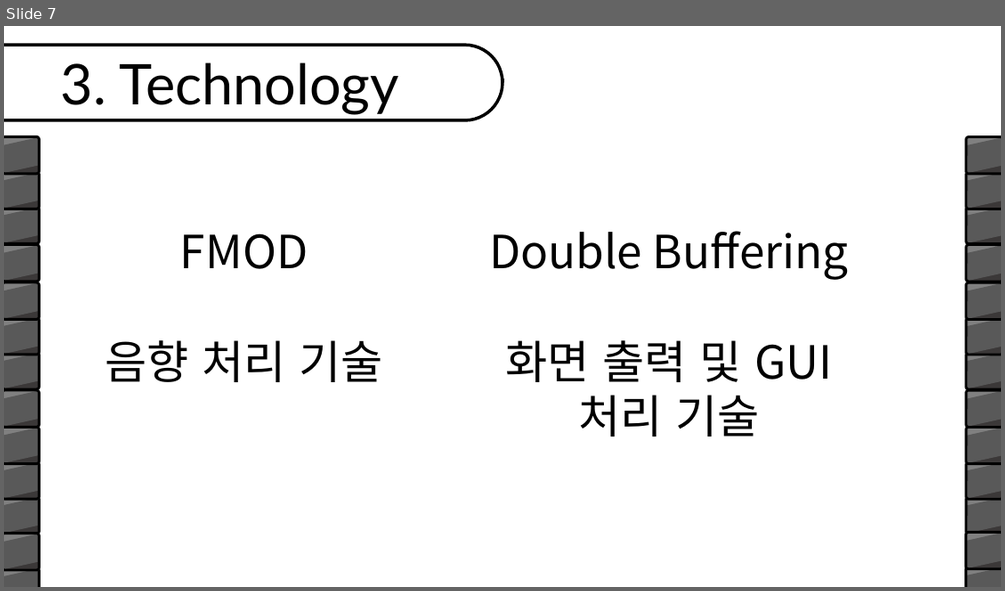
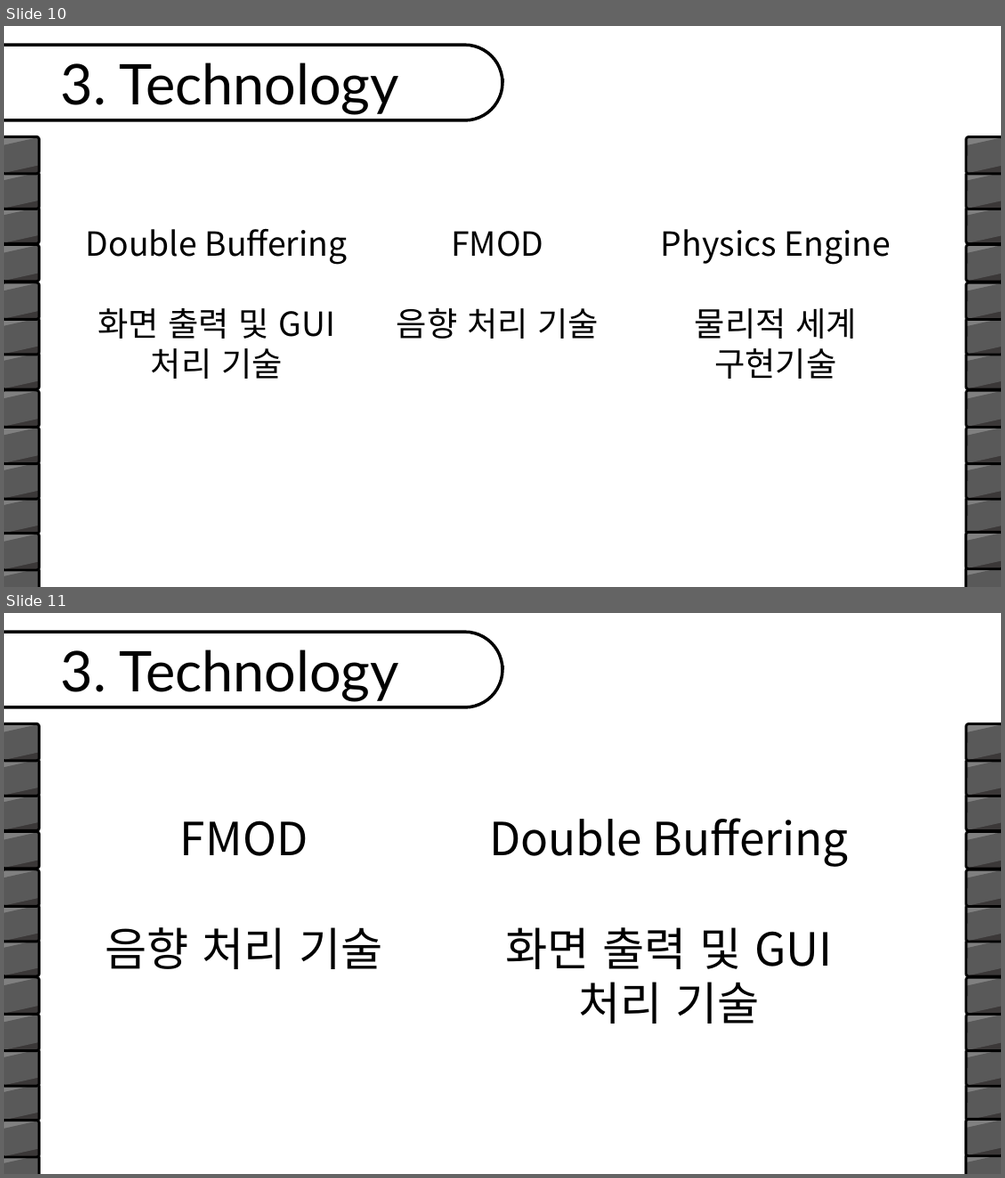
Before and after one commit to simplex3510/Game_Major_1Grade_teamProject, a slide deck: Take Me Campus/Design/팀 프로젝트_202010961_이윤석.pptx. Shown one above the other, each under a label of ours: slide 7 before the commit, slides 10 and 11 after it. The pictures are 1005x591 and 1005x1178 pixels, drawn with LibreOffice and Linux fonts; fonts in the diff are those of the drawing; background and template pictures are left out. Boxes give left, top, right and bottom in pixels: in the first picture for what was removed or moved away, otherwise in the second. Text is boxed around its words. In the diff, an @@ line names an element or a change of style, - is before the commit and + after.

```diff
--- a/Take Me Campus/Design/팀 프로젝트_202010961_이윤석.pptx
+++ b/Take Me Campus/Design/팀 프로젝트_202010961_이윤석.pptx
@@ slide 10 added at [4, 26, 1001, 587], background picture (left out) @@
@@ rounded rectangle added at [4, 45, 502, 120], fill #FFFFFF, outline #000000 3 pt @@
@@ text added at [61, 62, 399, 115], 54 pt, text #000000 @@
+3. Technology
@@ text added at [86, 229, 348, 378], 32 pt, text #000000 @@
+Double Buffering
+화면 출력 및 GUI
+처리 기술
@@ text added at [396, 231, 599, 338], 32 pt, text #000000 @@
+FMOD
+음향 처리 기술
@@ text added at [661, 229, 890, 378], 32 pt, text #000000 @@
+Physics Engine
+물리적 세계 구현기술
@@ group added at [966, 136, 1001, 587]: 38 freeform shapes, 13 rounded rectangles @@
@@ group added at [4, 136, 39, 587]: 38 freeform shapes, 13 rounded rectangles @@
@@ what was slide 7 is now slide 11 @@
```
Also in this commit, not shown: 3 slides changed, 7 other slides added, 6 other files.
